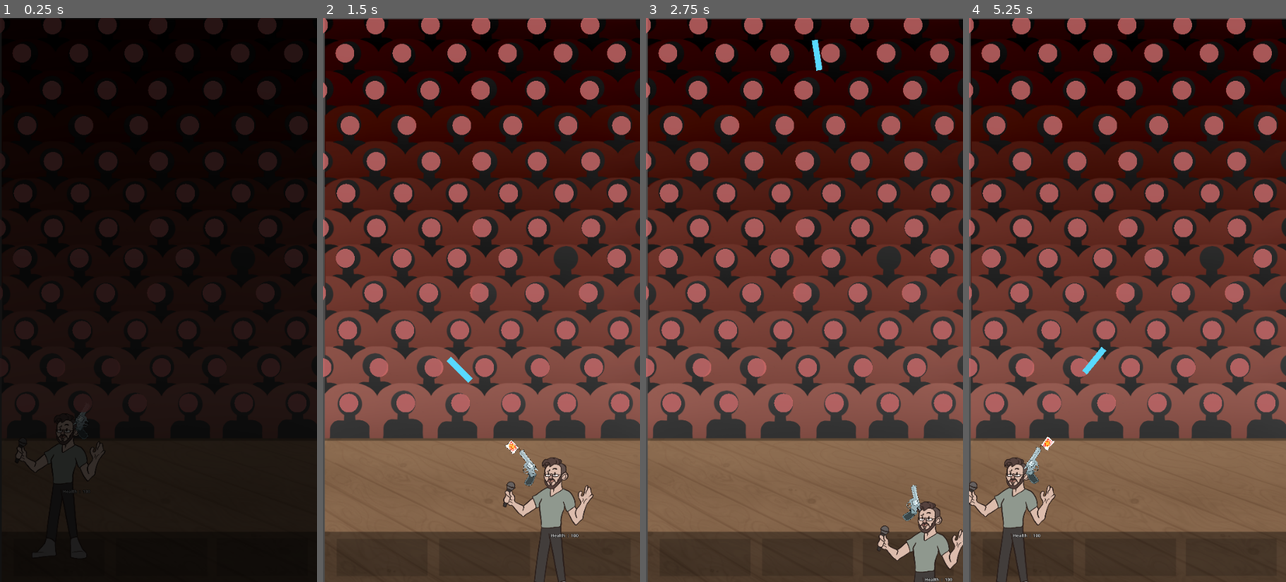
Above: before the commit, frames 1-4 (left to right).
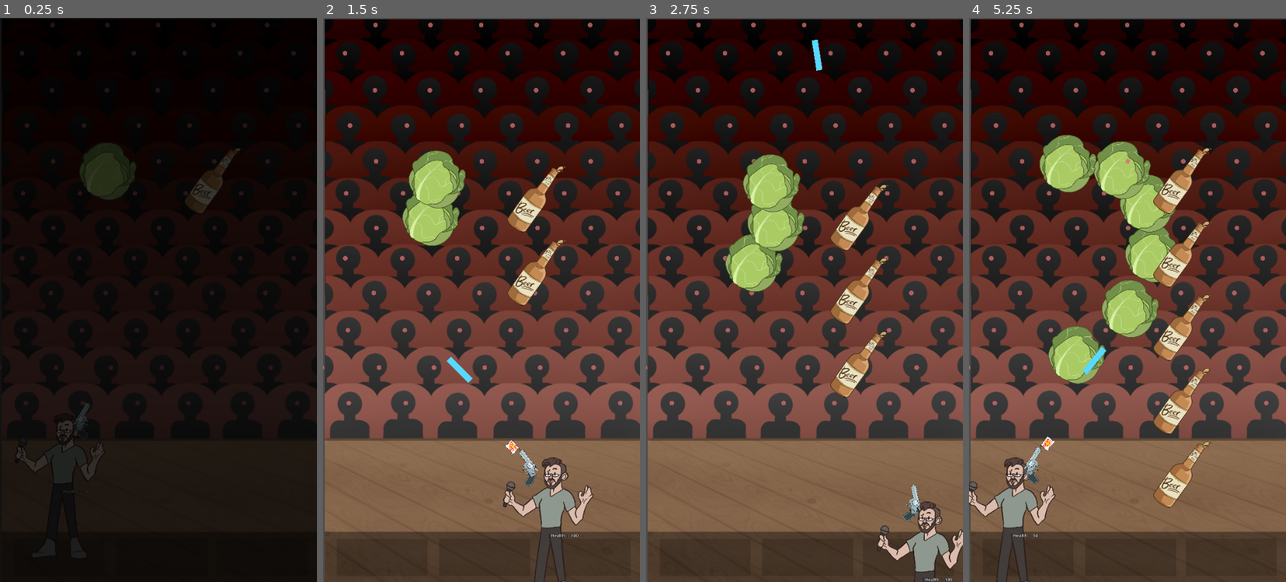
Above: after the commit, the same moments.

Repository: danmiltenberger/GlobalGameJam
Game: Godot game, scene res://LevelControl/root.tscn
Two runs of this game, one before a commit and one after it. Both use one fixed random seed, a clock stepped at 60 frames per second and the inputs below.
Inputs (mouse positions are in pixels of both pictures, inside the frame that each line leads up to):
- Up to frame 1 (0.25 s): no input
- Up to frame 2 (1.5 s): move the mouse to (551, 271) at 0.52 s; hold Right (ui_right) 0.53-1.28 s; click (551, 271) at 0.6 s; move the mouse to (418, 328) at 1.27 s; hold Down (ui_down) from 1.28 s (still down); click (418, 328) at 1.35 s
- Up to frame 3 (2.75 s): move the mouse to (836, 175) at 2.02 s; release Down (ui_down) at 2.03 s; hold Right (ui_right) from 2.03 s (still down); click (836, 175) at 2.1 s
- Up to frame 4 (5.25 s): move the mouse to (1111, 412) at 2.77 s; release Right (ui_right) at 2.78 s; hold Up (ui_up) 2.78-3.53 s; click (1111, 412) at 2.85 s; move the mouse to (1222, 384) at 3.52 s; hold Left (ui_left) 3.53-5.03 s; click (1222, 384) at 3.6 s; move the mouse to (1032, 215) at 4.27 s; click (1032, 215) at 4.35 s; move the mouse to (1143, 300) at 5.02 s; hold Down (ui_down) from 5.03 s (still down); click (1143, 300) at 5.1 s

The runs differ from the first frame. In frame 1, 10% of the frame differs, in the area x 0-98%, y 0-70%; in frame 2, 14%; in frame 3, 15%; in frame 4, 20%, in the area x 0-98%, y 0-93%.

Commit message:
added csv for spawning rules

Diff:
--- a/Heckler.gd
+++ b/Heckler.gd
@@ -63,7 +63,7 @@
 		var deg = deg_each*i + 180
 		var dir_x = tan(deg_to_rad(deg))
 		var dir = Vector2(dir_x, dir_y)
-		projectile.direction = Vector2(dir_x, dir_y)
+		projectile.direction = dir
 		await get_tree().create_timer(spacing_sec).timeout
 	standing_up = false
 
--- a/HecklerHandler.gd
+++ b/HecklerHandler.gd
@@ -5,6 +5,11 @@
 
 # take a csv with defined paramters, pass to individual hecklers
 # the individual hecklers are children
+func _ready() -> void:
+	var csv = preload("res://LevelControl/heckler_spawning_list.csv").records
+	for line in csv:
+		interpret_dict(line)
+
 
 func get_heckler(row: int, col: int) -> Heckler:
 	var path: String = "Row"+str(row) +"/Heckler"+str(col)
@@ -12,16 +17,14 @@
 	print_debug(path)
 	return heckler
 
-func _ready() -> void:
-	var heckler = get_heckler(5,5)
-	heckler.visible = false
+
 
 func interpret_dict(dict: Dictionary):
-	var row = dict["row"]
-	var col = dict["col"]
-	var pattern = dict["pattern"]
-	var number = dict["number"]
-	var type = dict["type"]
-	var spacing_sec = dict["spacing_sec"]
-	var heckler: Heckler = get_heckler(row, col)
+	var row: int = dict["row"]
+	var col: int = dict["col"]
+	var pattern: String = dict["pattern"]
+	var number: int = dict["number"]
+	var type: String = dict["type"]
+	var spacing_sec: float = dict["spacing_sec"]
+	var heckler = get_heckler(row, col)
 	heckler.send_projectiles(pattern, number, type, spacing_sec)
--- a/LevelControl/heckler.tscn
+++ b/LevelControl/heckler.tscn
@@ -4,6 +4,7 @@
 [ext_resource type="Texture2D" uid="uid://c6c30485b8jgc" path="res://Graphics/Circle.png" id="2_r0aav"]
 
 [node name="Heckler" type="Node2D"]
+scale = Vector2(0.25, 0.25)
 script = ExtResource("1_qsmpf")
 
 [node name="Sprite2D" type="Sprite2D" parent="."]
--- a/Levels/Level.gd
+++ b/Levels/Level.gd
@@ -3,7 +3,7 @@
 
 # handles all the projectiles and stuff which is shared between different levels
 
-@onready var heckler_handler: HecklerHandler = $Projectiles/HecklerHandler
+#@onready var heckler_handler: HecklerHandler = $Projectiles/HecklerHandler
 
 #func _ready() -> void:
 	#read_csv()
--- a/Levels/level_1.tscn
+++ b/Levels/level_1.tscn
@@ -1,10 +1,5 @@
-[gd_scene load_steps=3 format=3 uid="uid://c732t822vm88s"]
+[gd_scene load_steps=2 format=3 uid="uid://c732t822vm88s"]
 
 [ext_resource type="PackedScene" uid="uid://ckxqttk5emo1g" path="res://LevelControl/level.tscn" id="1_vkf8y"]
-[ext_resource type="PackedScene" uid="uid://cxh6pfj8joxx6" path="res://LevelControl/heckler_handler.tscn" id="4_fxlfk"]
 
 [node name="Level1" instance=ExtResource("1_vkf8y")]
-
-[node name="HecklerHandler" parent="Projectiles" index="0" instance=ExtResource("4_fxlfk")]
-position = Vector2(1106, -390)
-scale = Vector2(0.25, 0.25)
--- a/project.godot
+++ b/project.godot
@@ -19,7 +19,6 @@
 
 Scn="*res://LevelControl/scene_switcher.tscn"
 Globals="*res://Globals.gd"
-ImportPluginCSV="*res://addons/csv-data-importer/import_plugin.gd"
 
 [display]
 
Not shown, changed: LevelControl/heckler_spawning_list.csv.import
